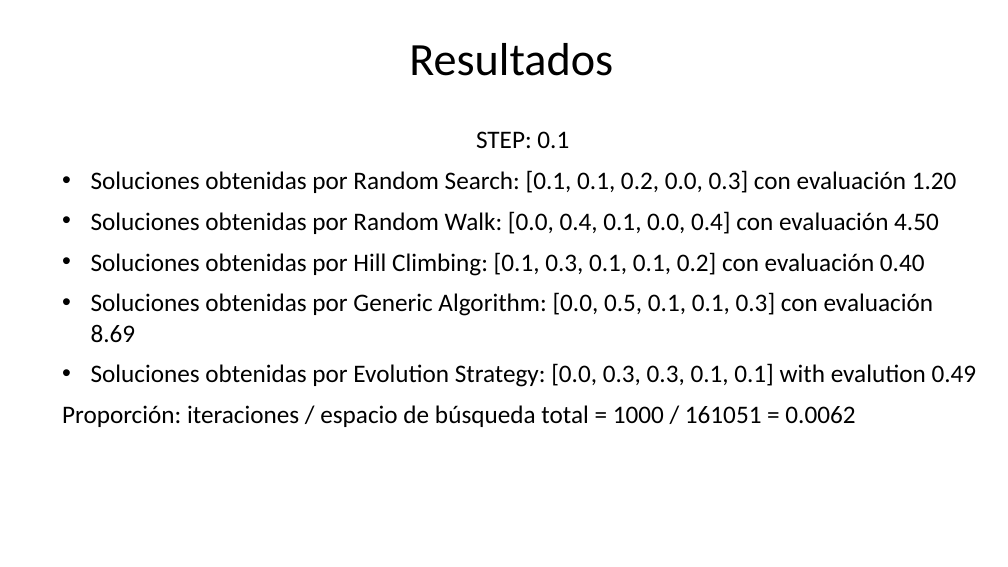
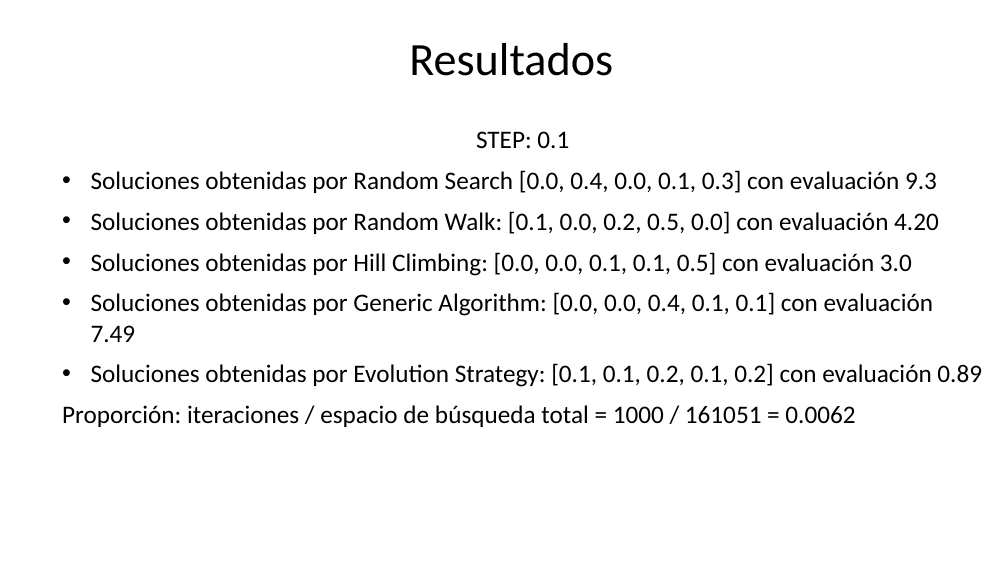
Before and after one commit to Javy011021/prediccion1, a slide deck: slide 1 of ppt/Resultados.pptx. Drawn at 1008x567 pixels with LibreOffice and Linux fonts; fonts in the diff are those of the drawing. Boxes give left, top, right and bottom in pixels: in the first picture for what was removed or moved away, otherwise in the second. Text is boxed around its words. In the diff, an @@ line names an element or a change of style, - is before the commit and + after.

Commit message:
fix: resultados

```diff
--- a/ppt/Resultados.pptx
+++ b/ppt/Resultados.pptx
@@ subtitle at bbox=[91, 170, 982, 387]: text changed @@
-• Soluciones obtenidas por Random Search: [0.1, 0.1, 0.2, 0.0, 0.3] con evaluación 1.20
-• Soluciones obtenidas por Random Walk: [0.0, 0.4, 0.1, 0.0, 0.4] con evaluación 4.50
-• Soluciones obtenidas por Hill Climbing: [0.1, 0.3, 0.1, 0.1, 0.2] con evaluación 0.40
-• Soluciones obtenidas por Generic Algorithm: [0.0, 0.5, 0.1, 0.1, 0.3] con evaluación 8.69
-• Soluciones obtenidas por Evolution Strategy: [0.0, 0.3, 0.3, 0.1, 0.1] with evalution 0.49
+• Soluciones obtenidas por Random Search [0.0, 0.4, 0.0, 0.1, 0.3] con evaluación 9.3
+• Soluciones obtenidas por Random Walk: [0.1, 0.0, 0.2, 0.5, 0.0] con evaluación 4.20
+• Soluciones obtenidas por Hill Climbing: [0.0, 0.0, 0.1, 0.1, 0.5] con evaluación 3.0
+• Soluciones obtenidas por Generic Algorithm: [0.0, 0.0, 0.4, 0.1, 0.1] con evaluación 7.49
+• Soluciones obtenidas por Evolution Strategy: [0.1, 0.1, 0.2, 0.1, 0.2] con evaluación 0.89
```
Also in this commit, not shown: 1 other slide changed, 1 other file.
